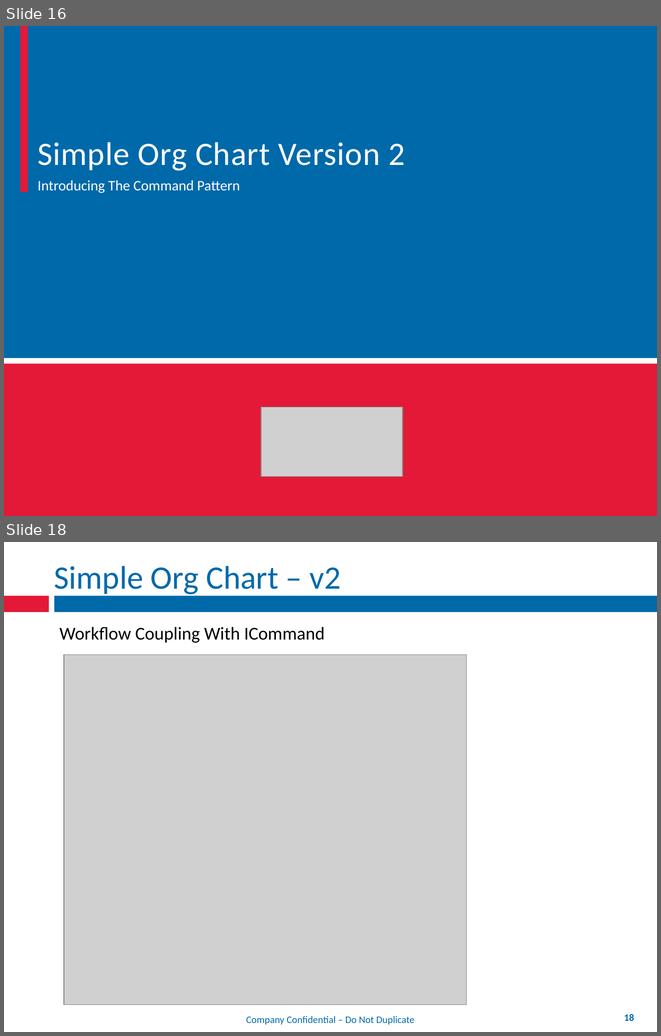
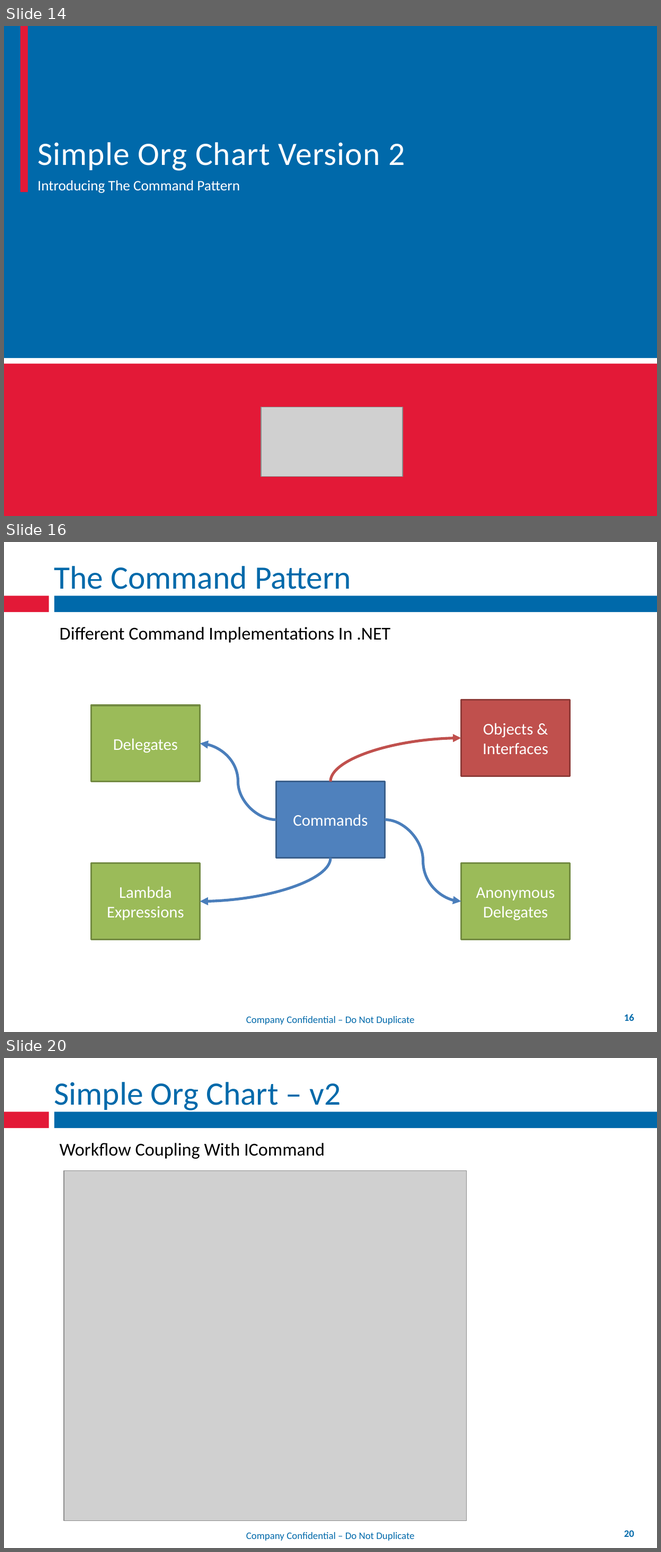
Before and after one commit to mxriverlynn/presentations-and-training, a slide deck: Decoupling Workflow With App Controler/Decoupling Workflow From Forms.pptx. Shown one above the other, each under a label of ours: slides 16 and 18 before the commit, slides 14, 16 and 20 after it; the slides between them are not shown. The pictures are 661x1036 and 661x1552 pixels, drawn with LibreOffice and Linux fonts; fonts in the diff are those of the drawing; grey boxes stand for pictures; background and template pictures are left out. Boxes give left, top, right and bottom in pixels: in the first picture for what was removed or moved away, otherwise in the second. Text is boxed around its words. In the diff, an @@ line names an element or a change of style, - is before the commit and + after.

Commit message:
adding command pattern info the presentation, for v2 of the code. need to get the command pattern code in place, so i can finish this portion of the slides.

```diff
--- a/Decoupling Workflow With App Controler/Decoupling Workflow From Forms.pptx
+++ b/Decoupling Workflow With App Controler/Decoupling Workflow From Forms.pptx
@@ slide 16 added at (4,542,657,1032), background #FFFFFF; not listed: 4 template elements that a slide beside it also shows @@
@@ title added at (54,566,351,597), 36 pt, text #0069AA @@
+The Command Pattern
@@ text added at (60,627,390,643), 20 pt, text #000000 @@
+Different Command Implementations In .NET
@@ group added at (91,700,570,940): 5 rectangles, 4 curved arrows @@
+Delegates
+Objects & Interfaces
+Lambda Expressions
+Anonymous Delegates
+Commands
@@ what was slide 16 is now slide 14 @@
@@ what was slide 18 is now slide 20 @@
@@ page number at (624,1530,634,1537): text changed @@
-18
+20
```
Also in this commit, not shown: 3 other slides added, 3 slides removed.
